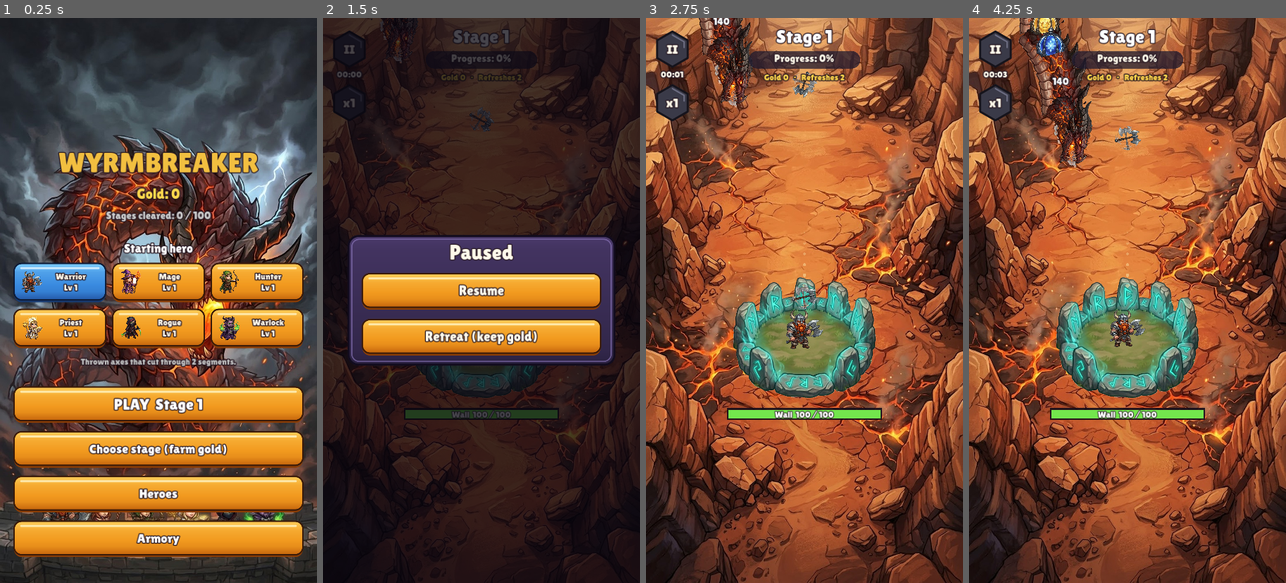
Above: before the commit, frames 1-4 (left to right).
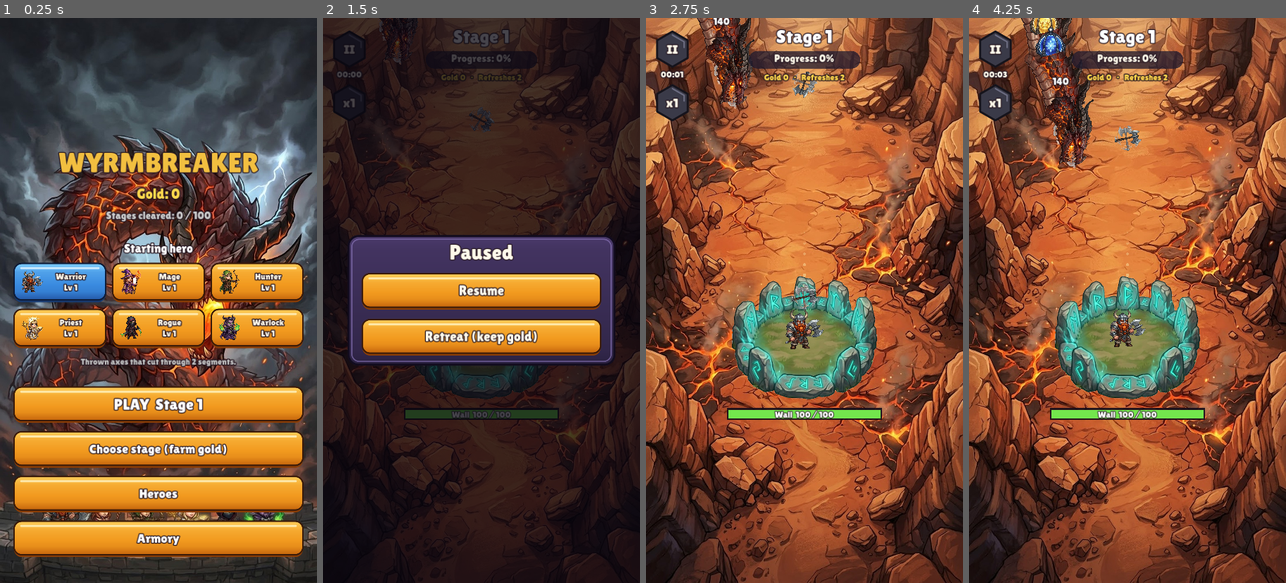
Above: after the commit, the same moments.

Repository: xMistaken/reversedefense
Game: Godot game, scene res://scenes/main.tscn
Same seed, same stepped clock (60 frames per second), same inputs: the game is played once before the commit and once after it.
Inputs:
- Up to frame 1 (0.25 s): no input
- Up to frame 2 (1.5 s): click "PLAY Stage 1" at 0.5 s; click "II" at 1.25 s
- Up to frame 3 (2.75 s): click "Resume" at 2 s
- Up to frame 4 (4.25 s): click "x1" at 2.75 s; click "x2" at 3.5 s

The runs differ from the first frame. In frame 1, 0.5% of the frame differs, in the area x 6-76%, y 44-58%; in frame 2, 0.2%; in frame 3, 3.7%; in frame 4, 4.8%, in the area x 15-73%, y 0-68%.

Commit message:
Clean wyrm art edges: remove stray pixels, seamless body, blended tail
- process_art: drop near-invisible noise and small detached blobs; stricter
  hole removal on wyrm sheets
- Body art cross-faded into a seamless loop with wrapped padding, so slices
  have no hard seams
- Tails: cut end cropped and faded, drawn over the body; rear plates taper

Co-Authored-By: Claude Opus 5.5 <noreply@anthropic.com>
Claude-Session: https://claude.ai/code/session_018ggwD5Ea3Zp3fDbADnnrMH

Diff:
--- a/scripts/wyrm.gd
+++ b/scripts/wyrm.gd
@@ -25,9 +25,11 @@
 const RETRACT_SPEED := 650.0  # how fast the front slides back to close a gap
 const BODY_HEIGHT := 215.0    # on-screen height of the painted body (incl. spikes)
 const BAND_OVERLAP := 0.35    # extra width each body slice draws, hides gaps on bends
+const BODY_PAD := 0.08        # wrapped padding each side of the seamless body art (see tools/process_art.py)
 const HEAD_SCALE := 0.5
-const TAIL_SCALE_MUL := 1.25  # tail art scale relative to the body art
+const TAIL_SCALE_MUL := 1.7  # tail art scale relative to the body art
 const ORB_SCALE := 0.52
+const TAPER_PLATES := 4       # rearmost plates that narrow into the tail
 
 ## A section of the body: several plates sharing one HP pool.
 class Segment:
@@ -258,13 +260,14 @@
 
 func _draw() -> void:
 	var font := Art.FONT
-	if not segments.is_empty():
-		_draw_tail(segments[-1])
-	# Tail first so plates nearer the head overlap the ones behind them.
+	# Back to front so plates nearer the head overlap the ones behind them.
 	for i in range(segments.size() - 1, -1, -1):
 		var s := segments[i]
 		if s.plate_visible[0]:
 			_draw_section(s)
+	# The tail goes on top: its faded thick end blends over the last plates.
+	if not segments.is_empty():
+		_draw_tail(segments[-1])
 	if head_offset >= -60.0 and not segments.is_empty():
 		_draw_head()
 	for s in segments:
@@ -296,19 +299,28 @@
 	var tex: Texture2D = skin.body
 	var ts := tex.get_size()
 	var sc := BODY_HEIGHT / ts.y
-	var bw := PLATE_SPACING / sc           # source width of one slice
-	var ov := bw * BAND_OVERLAP
-	var usable := ts.x - 2.0 * ov
-	var bands := maxi(1, int(usable / bw))
+	# The art loops seamlessly over `period` px, padded with wrapped pixels.
+	var period := ts.x / (1.0 + 2.0 * BODY_PAD)
+	var pad := period * BODY_PAD
+	var bands := maxi(1, roundi(period * sc / PLATE_SPACING))
+	var bw := period / bands               # source width of one slice
+	var ov := minf(bw * BAND_OVERLAP, pad * 2.0)
 	var col := _section_tint(s)
 	var flip := _body_flip(s.plate_angle[s.plates / 2])
+	var is_last := s == segments[-1]
 	for k in range(s.plates - 1, -1, -1):
 		if not s.plate_visible[k]:
 			continue
+		# The rearmost plates taper so the body narrows into the tail.
+		var taper := 1.0
+		if is_last and k >= s.plates - TAPER_PLATES:
+			taper = lerpf(1.0, 0.5, float(k - (s.plates - TAPER_PLATES) + 1) / TAPER_PLATES)
 		var band := (s.first_plate + k) % bands
-		var x := ov + usable - (band + 1) * bw  # front of the body is the right of the art
+		var x := pad + period - (band + 1) * bw  # front of the body is the right of the art
 		var src := Rect2(x - ov * 0.5, 0, bw + ov, ts.y)
-		Art.draw_region(self, tex, src, s.plate_pos[k], Vector2(sc, -sc if flip else sc), s.plate_angle[k], col)
+		var stretch := PLATE_SPACING / (bw * sc)  # bands fit the plate spacing exactly
+		var sy := sc * taper
+		Art.draw_region(self, tex, src, s.plate_pos[k], Vector2(sc * stretch, -sy if flip else sy), s.plate_angle[k], col)
 	if s.type == "gilded" or s.type == "mending":
 		var glow := Color(1, 0.8, 0.3, 0.45) if s.type == "gilded" else Color(0.3, 1, 0.4, 0.4)
 		Art.draw_sprite(self, Art.FX.glow, s.pos, 1.2, 0.0, glow)
@@ -329,8 +341,8 @@
 	var k := last.plates - 1
 	var a := last.plate_angle[k]
 	var dir := Vector2.from_angle(a)
-	# The tail's thick right end tucks under the last plate.
-	var pos := last.plate_pos[k] - dir * (tex.get_width() * sc * 0.5 - PLATE_SPACING)
+	# The tail's faded thick end overlaps the last couple of plates.
+	var pos := last.plate_pos[k] - dir * (tex.get_width() * sc * 0.5 - PLATE_SPACING * 3.0)
 	Art.draw_sprite(self, tex, pos, sc, a, _section_tint(last) if last.flash > 0.0 else Color.WHITE, _body_flip(a))
 
 
Binary file changed: assets/art/defense/ring.png
Binary file changed: assets/art/defense/wagon.png
Binary file changed: assets/art/defense/wall.png
Binary file changed: assets/art/heroes/hunter.png
Binary file changed: assets/art/heroes/mage.png
Binary file changed: assets/art/heroes/priest.png
Binary file changed: assets/art/heroes/rogue.png
Binary file changed: assets/art/heroes/warlock.png
Binary file changed: assets/art/heroes/warrior.png
Binary file changed: assets/art/items/orb_hero.png
Binary file changed: assets/art/items/orb_skill.png
Binary file changed: assets/art/items/shot_arrow.png
(and 20 more such lines)
